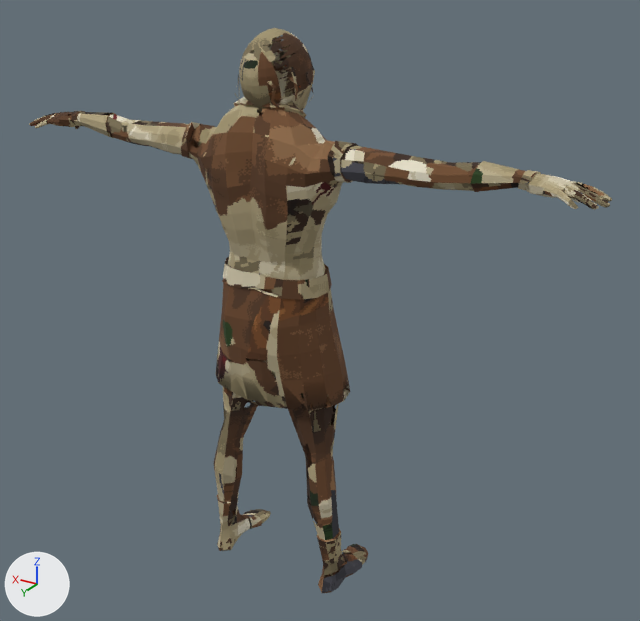
Before and after pictures for a commit that changed the glTF model templates/models/creatures/zombie/zombie_a.glb.
The view is the same before and after, from a camera (50 mm lens) standing at (-1.298, 1.907, 1.877) and looking at (-0.085, -0.114, 0.867). Lighting does not change. The marker at lower left points along +X, +Y and +Z. The older version comes first. Vertices at exactly the same position are counted once.

Names of what the first picture shows: 'zombie_a'.
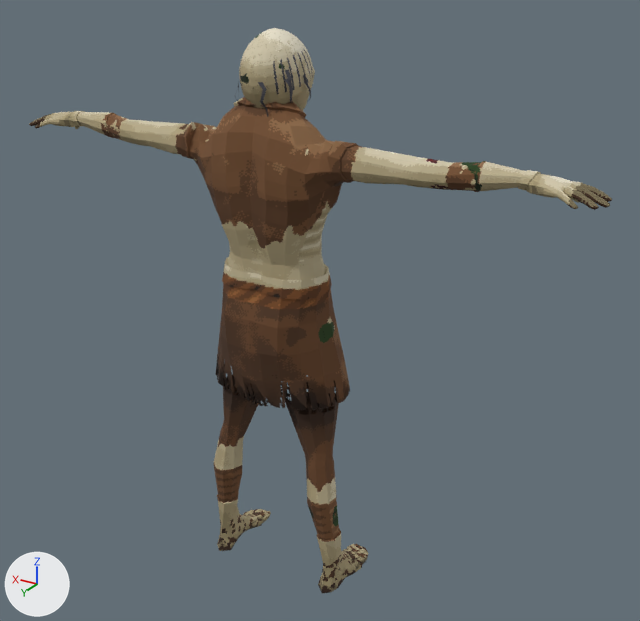
The edits, one by one:
me_male2_001__male2_019 has 2751 vertices, 5338 faces and spans x -0.88..0.88, y -0.21..0.12, z 0.0..1.65.
me_male2_001__male2_019 is used by ob_zombie_a; location (0.0, 0.0, 0.0).
me_male2_001__male2_019 part 1: the loose piece of 10 vertices spanning x -0.06..-0.04, y 0.04..0.06, z 1.45..1.54 is moved by (0.02, 0.01, 0.0).
me_male2_001__male2_019 part 2: the loose piece of 10 vertices spanning x -0.09..-0.08, y 0.0..0.02, z 1.48..1.54 is moved by (0.01, 0.01, 0.0).
me_male2_001__male2_019 part 3: the loose piece of 10 vertices spanning x -0.09..-0.07, y 0.0..0.01, z 1.48..1.57 is moved by (0.01, 0.01, 0.0).
me_male2_001__male2_019 part 4: 5183 kept faces spanning x -0.88..0.88, y -0.21..0.12, z 0.0..1.65 get new texture (UV) coordinates.

What differs and where, as boxes (x1, y1, x2, y2) in the pictures (640 x 621 px; the box of a moved part takes in the faces that stretch with it):
part 1 of me_male2_001__male2_019, moved or reshaped: before (268, 81, 278, 112); after (258, 82, 269, 117)
part 2 of me_male2_001__male2_019, moved or reshaped: before (289, 77, 298, 101); after (284, 79, 293, 103)
part 3 of me_male2_001__male2_019, moved or reshaped: before (290, 67, 298, 101); after (285, 69, 293, 103)
part 4 of me_male2_001__male2_019, surface changed: (29, 28, 612, 593) in both
